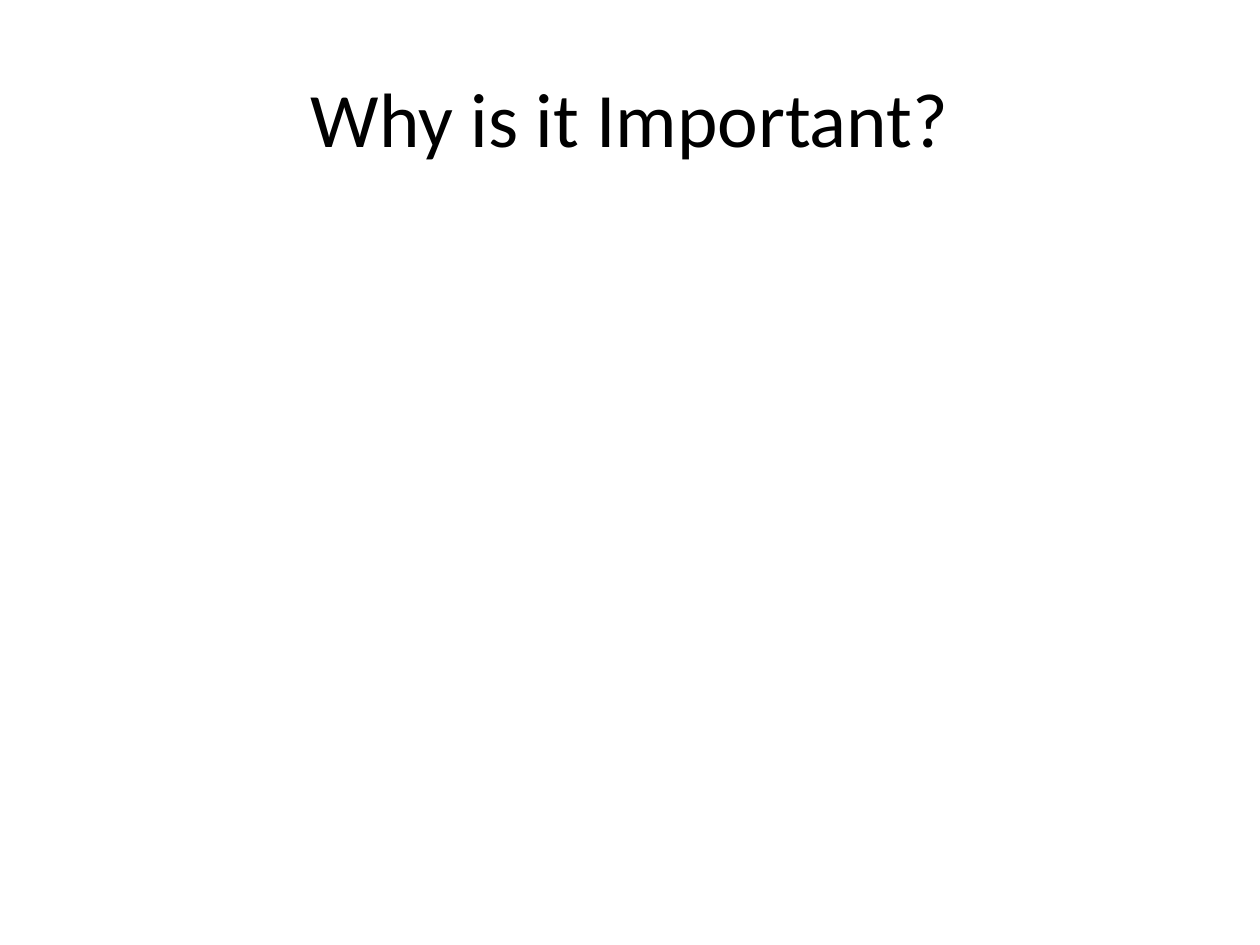
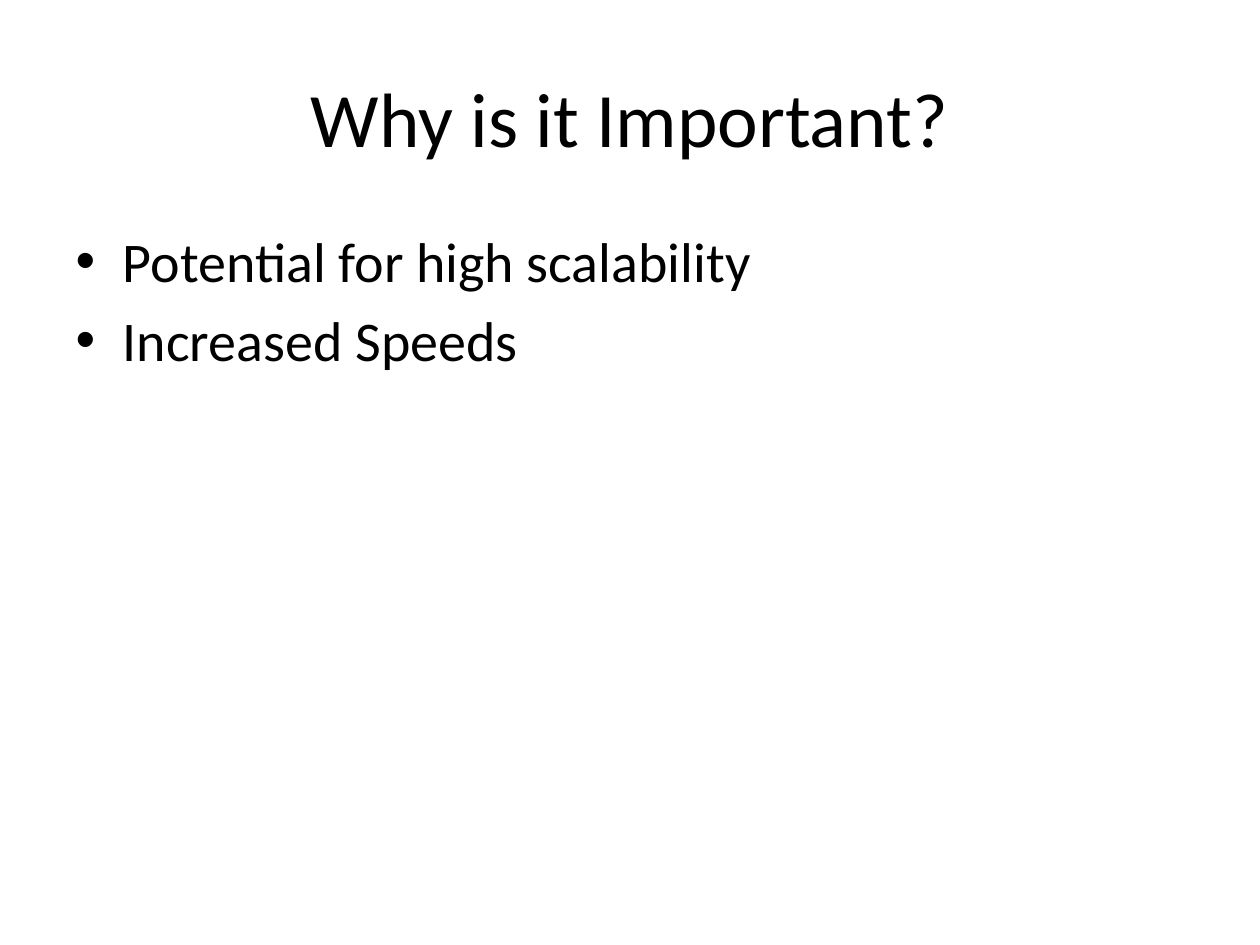
Before and after one commit to gibsonma/FYP, a slide deck: slide 3 of Report/FYP_Presentation.pptx. Drawn at 1260x945 pixels with LibreOffice and Linux fonts; fonts in the diff are those of the drawing. Boxes give left, top, right and bottom in pixels: in the first picture for what was removed or moved away, otherwise in the second. Text is boxed around its words. In the diff, an @@ line names an element or a change of style, - is before the commit and + after.

```diff
--- a/Report/FYP_Presentation.pptx
+++ b/Report/FYP_Presentation.pptx
@@ text added at (123,243,751,370), 32 pt, text #000000 @@
+• Potential for high scalability
+• Increased Speeds
```
Also in this commit, not shown: 2 other slides changed, 2 slides added, 2 slides removed, 4 other files.
